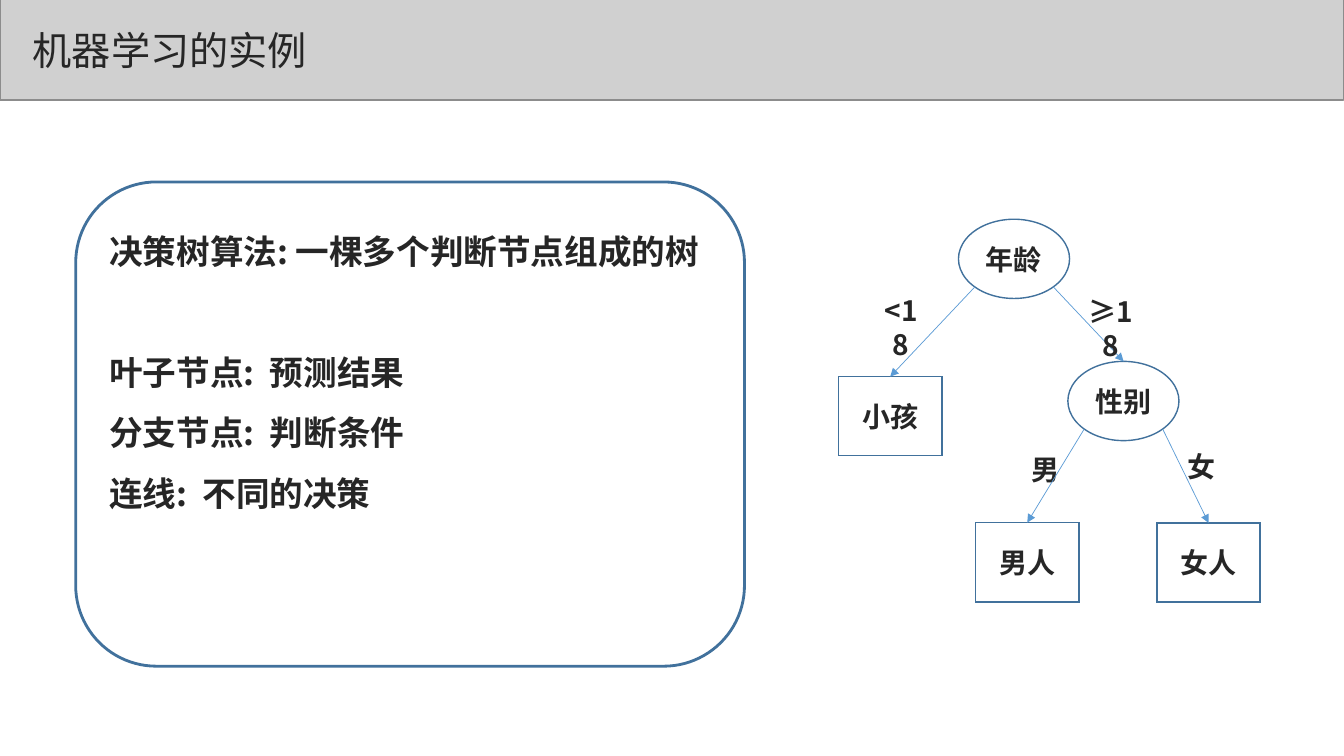
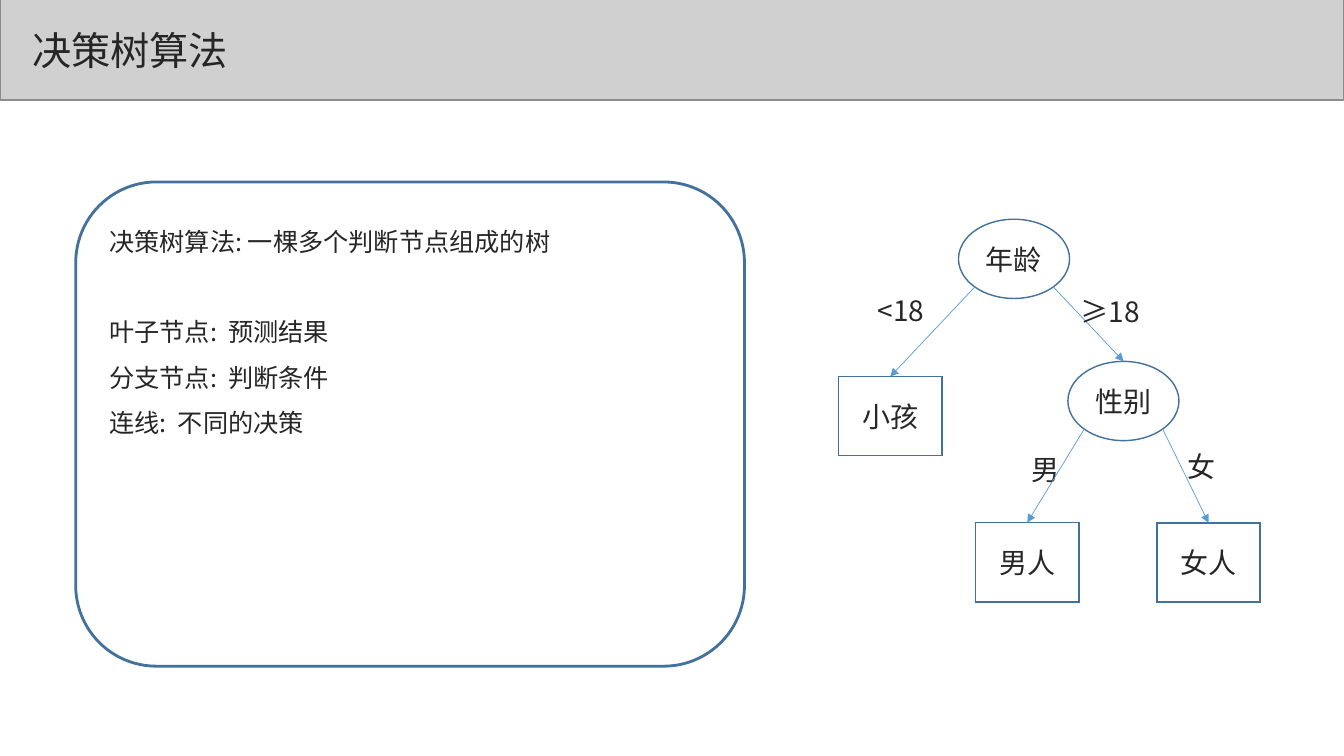
Before and after one commit to congcongshang/StudyNoteBook, a slide deck: slide 10 of 数学/机器学习.ppt. Drawn at 1344x756 pixels with LibreOffice and Linux fonts; fonts in the diff are those of the drawing; grey boxes stand for pictures. Boxes give left, top, right and bottom in pixels: in the first picture for what was removed or moved away, otherwise in the second. Text is boxed around its words. In the diff, an @@ line names an element or a change of style, - is before the commit and + after.

```diff
--- a/数学/机器学习.ppt
+++ b/数学/机器学习.ppt
@@ text at <box>32,32,228,68</box>: text changed @@
-机器学习的实例
+决策树算法
@@ rounded rectangle "决策树算法: 一棵多个判断节点组成的树" at <box>76,182,745,666</box>: size 24 to 18 pt, bold off @@
@@ bold off in 8 elements at <box>958,220,1069,299</box>, <box>1068,362,1179,441</box>, <box>1032,458,1060,488</box>, <box>1081,300,1140,330</box>, <box>1157,523,1259,602</box>, <box>975,522,1078,601</box>, <box>1187,453,1215,485</box>, <box>878,300,925,322</box> @@
```
Also in this commit, not shown: 5 other slides changed, 1 slide removed, 1 other file.
